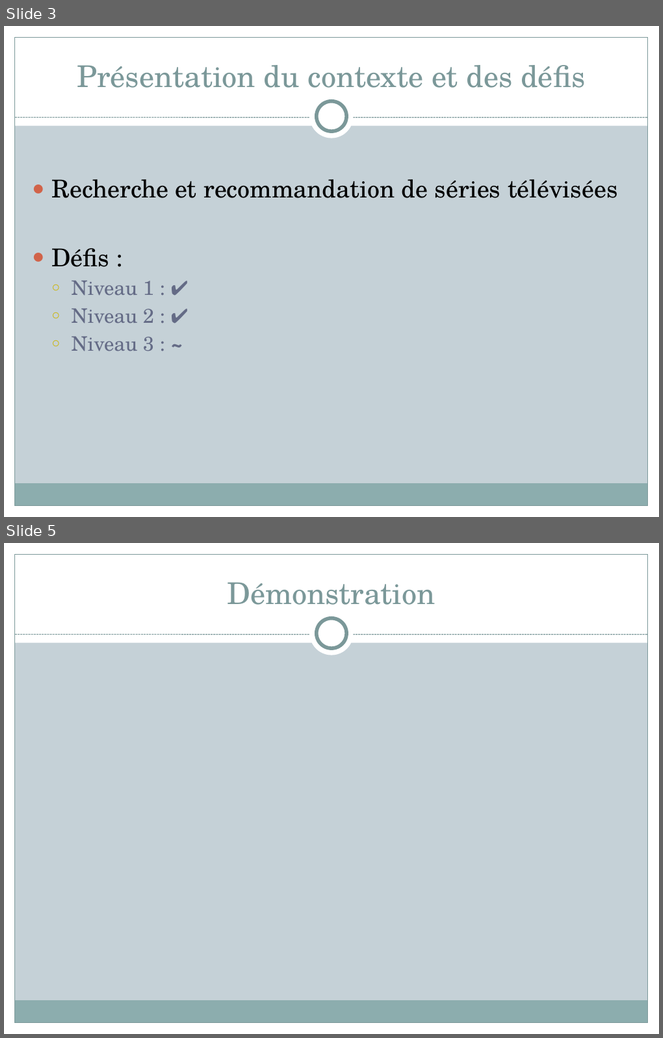
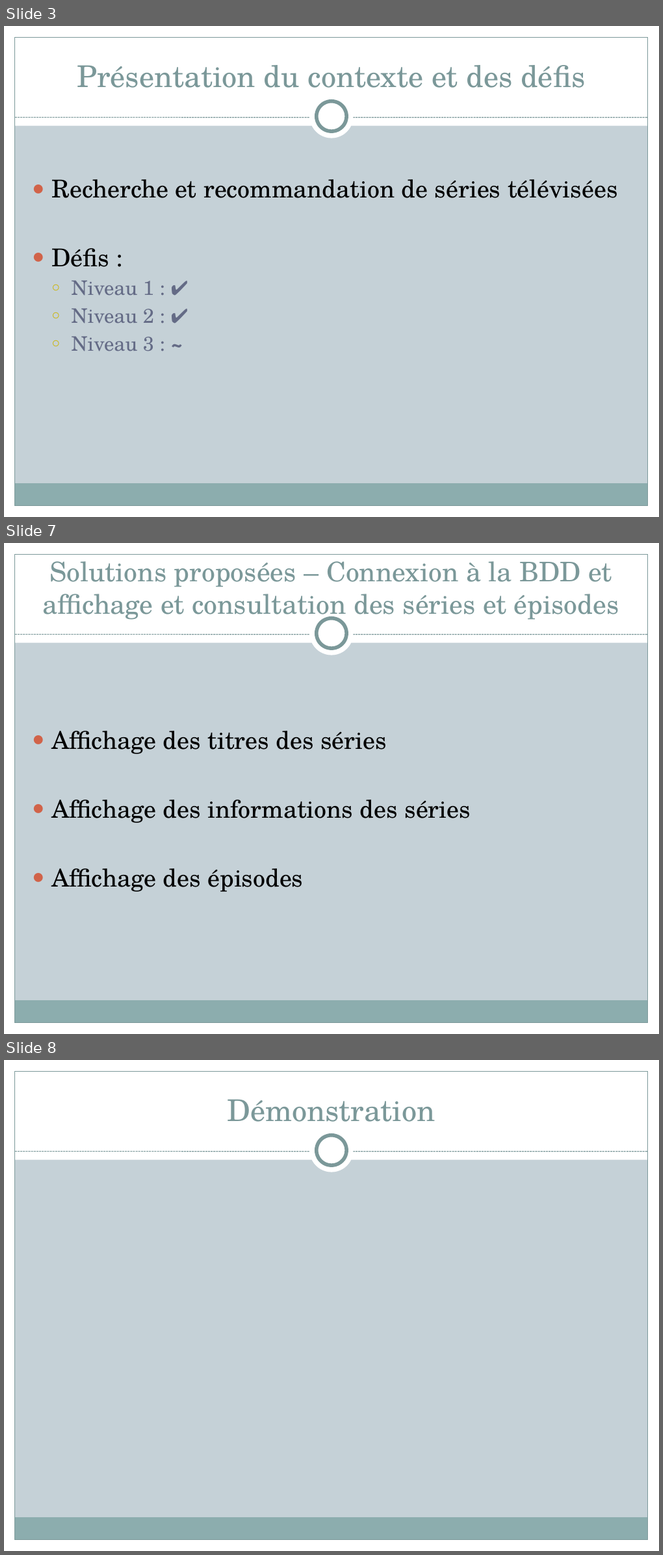
Before and after one commit to 0neiroi/SeriesRecommendation, a slide deck: Présentation-groupe-09-sc.pptx. Shown one above the other, each under a label of ours: slides 3 and 5 before the commit, slides 3, 7 and 8 after it; the slides between them are not shown. The pictures are 663x1038 and 663x1555 pixels, drawn with LibreOffice and Linux fonts; fonts in the diff are those of the drawing. Boxes give left, top, right and bottom in pixels: in the first picture for what was removed or moved away, otherwise in the second. Text is boxed around its words. In the diff, an @@ line names an element or a change of style, - is before the commit and + after.

```diff
--- a/Présentation-groupe-09-sc.pptx
+++ b/Présentation-groupe-09-sc.pptx
@@ slide 7 added at box(4, 543, 659, 1034), background #C5D1D7; not listed: 9 template elements that a slide beside it also shows @@
@@ title added at box(43, 561, 620, 622), 29.7 pt, text #7C999A @@
+Solutions proposées – Connexion à la BDD et affichage et consultation des séries et épisodes
@@ text added at box(51, 731, 471, 892), 27 pt, text #000000 @@
+● Affichage des titres des séries
+● Affichage des informations des séries
+● Affichage des épisodes
@@ what was slide 5 is now slide 8 @@
```
Also in this commit, not shown: 3 other slides added, 1 slide removed.
